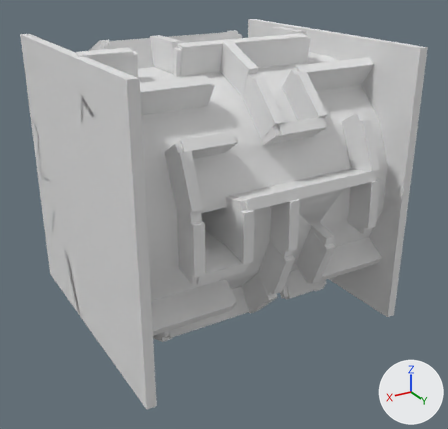
Two versions of the FBX model Assets/Interaction/Locks/LockMechanism_Small1 Applied.fbx, one commit apart.
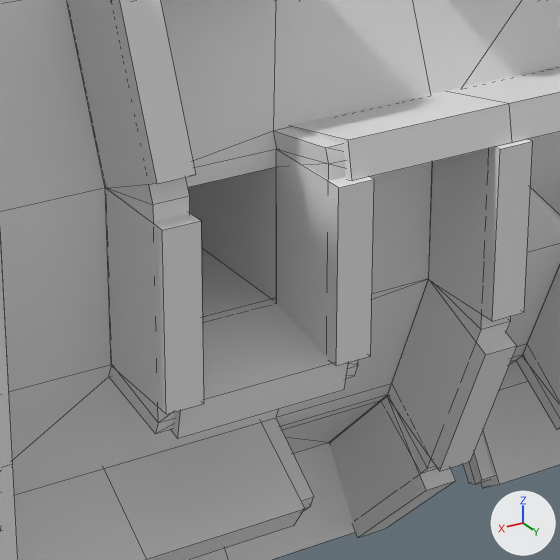
Each version is shown whole from a 50 mm lens placed at (0.654, 1.147, 0.476), pointed at (-0.008, 0.043, -0.077), then close up on the part from 33% to 69% of the width and 37% to 75% of the height. The lights are fixed; the arrows at lower right show +X, +Y and +Z. The last two pictures show the newer version. The close-ups show mesh edges as thin lines. Where no turn or scale is listed for an object, it has been applied to the vertices.

The scene before the commit, as lines of its bpy script (objects in view):
```python
me_cube_027 = bpy.data.meshes.new('Cube.027')
me_cube_027.from_pydata(...)  # a box spanning x 0.0897..0.1109, y 0.2506..0.3106, z -0.0501..0.0501
me_cube_163 = bpy.data.meshes.new('Cube.163')
me_cube_163.from_pydata(...)  # 8 vertices, 6 faces; spans x 0.2004..0.3006, y 0.2015..0.2641, z -0.1814..-0.1298
me_cube_177 = bpy.data.meshes.new('Cube.177')
me_cube_177.from_pydata([(0.1002, 0.2467, 0.0383), (0.0, 0.2467, 0.0383), (0.0, 0.3067, 0.0502), (0.1002, 0.3067, 0.0502), (0.0, 0.2426, 0.059), (0.1002, 0.2426, 0.059), (0.1002, 0.3026, 0.071), (0.0, 0.3026, 0.071)], [], [(3, 2, 7, 6), (1, 0, 5, 4), (5, 6, 7, 4), (1, 2, 3, 0), (6, 5, 0, 3)])
ob_cube_026 = bpy.data.objects.new('Cube.026', me_cube_027)
ob_cube_026.location = (0.0, 0.0, 0.0)
ob_cube_099 = bpy.data.objects.new('Cube.099', me_cube_163)
ob_cube_099.location = (0.0, 0.0, 0.0)
ob_cube_113 = bpy.data.objects.new('Cube.113', me_cube_177)
ob_cube_113.location = (0.0, 0.0, 0.0)
# also in view: 'Cube.106' at (0.15, 0.275, -0.055); 'Cube.114' at (-0.05, 0.275, 0.055); 'Cube.019' at (0.2, 0.259, 0.107); 'LockMechanism_Small1' at (0.0, 0.0, -0.001); 'Cube.039' at (0.0, 0.198, -0.198)
```
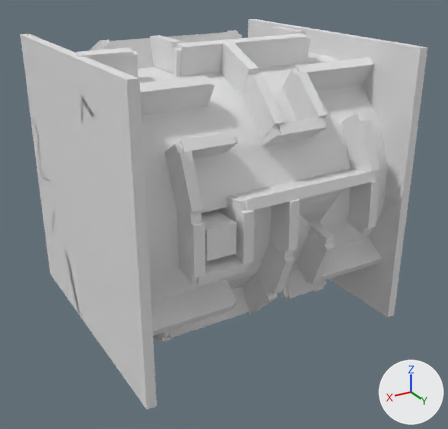
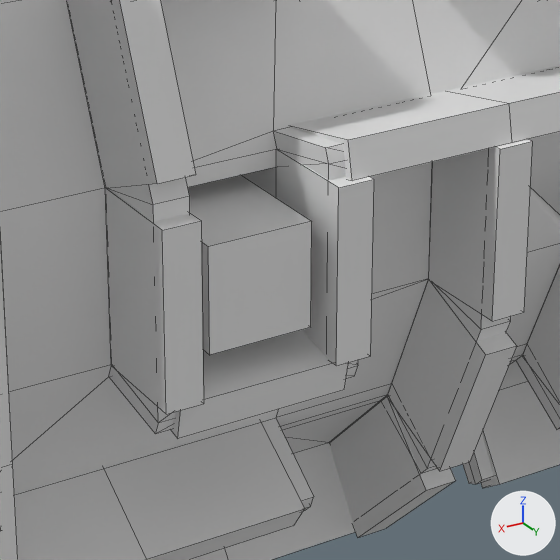
The edits, one by one:
Mesh me_cube_003 is new.
It is a box spanning x 0.12..0.18, y 0.2..0.3, z -0.03..0.03.
Object 'END' (ob_end) is new; it shows me_cube_003.
Its location is (0.0, 0.0, 0.0).

What differs and where, as boxes (x1, y1, x2, y2) in the close-ups (560 x 560 px):
'END', added: after (188, 175, 312, 355)
